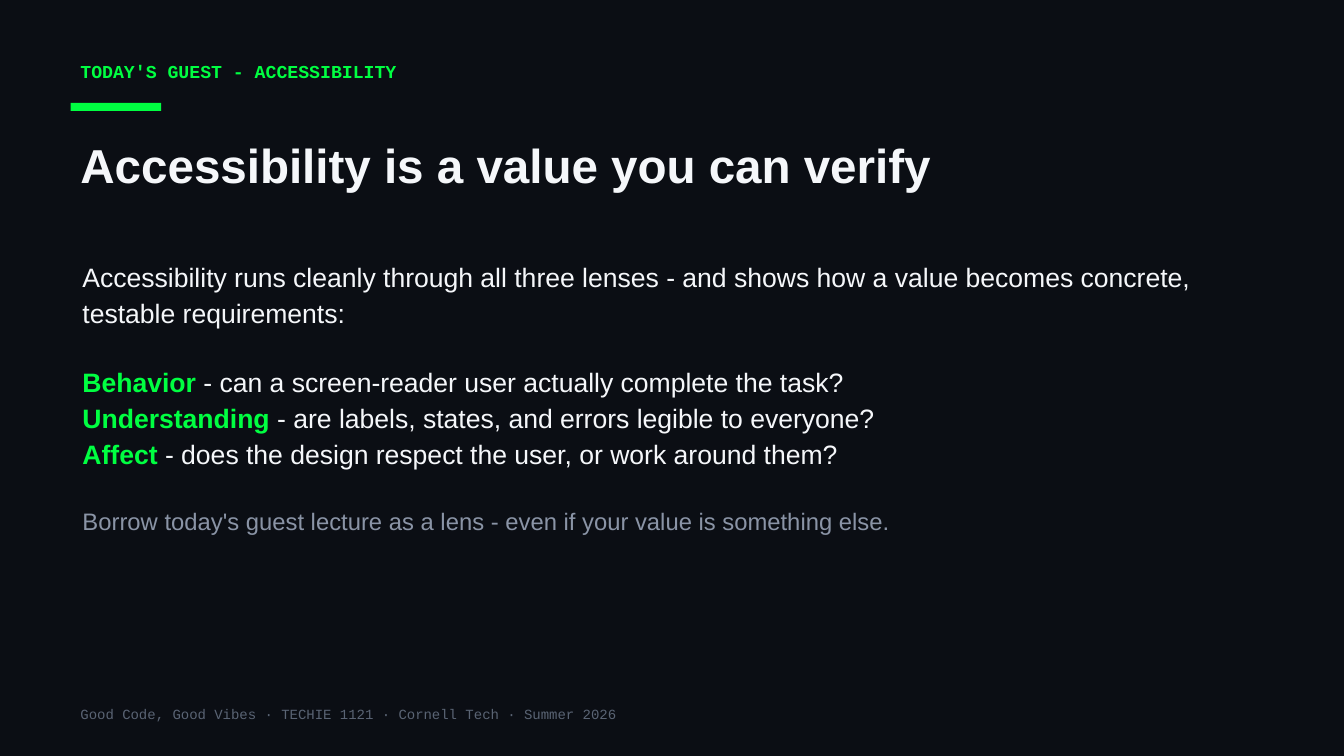
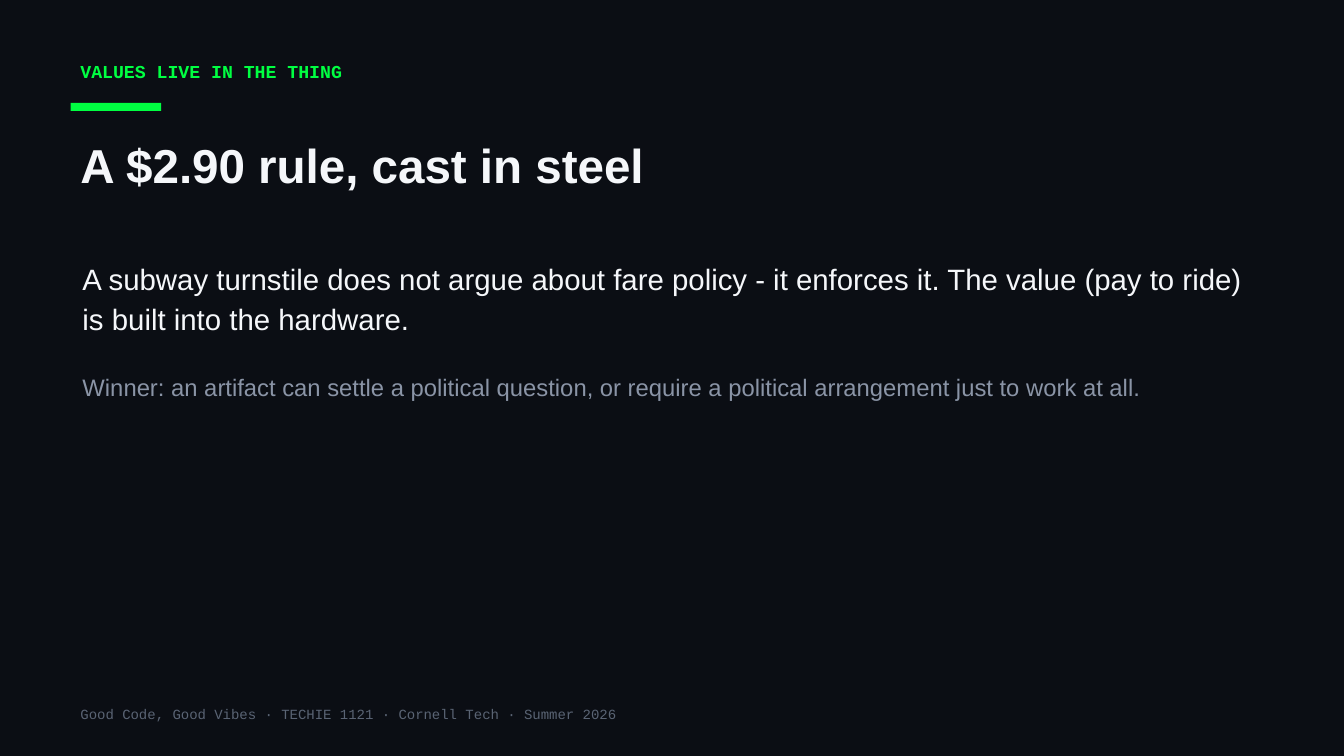
Before and after one commit to Cornell-Tech-Vibe-Coding-Summer-2026/website, a slide deck: slide 6 of slides/Week3-Tue-User-Testing-II.pptx (slide 14 before the commit). Drawn at 1344x756 pixels with LibreOffice and Linux fonts; fonts in the diff are those of the drawing. Boxes give left, top, right and bottom in pixels: in the first picture for what was removed or moved away, otherwise in the second. Text is boxed around its words. In the diff, an @@ line names an element or a change of style, - is before the commit and + after.

```diff
--- a/slides/Week3-Tue-User-Testing-II.pptx
+++ b/slides/Week3-Tue-User-Testing-II.pptx
@@ text at bbox=[80, 66, 342, 78]: text changed @@
-TODAY'S GUEST - ACCESSIBILITY
+VALUES LIVE IN THE THING
@@ text at bbox=[80, 147, 643, 191]: text changed @@
-Accessibility is a value you can verify
+A $2.90 rule, cast in steel
@@ text at bbox=[82, 268, 1241, 401]: text changed; size 19 to 21 pt @@
-Accessibility runs cleanly through all three lenses - and shows how a value becomes concrete, testable requirements:
-Behavior - can a screen-reader user actually complete the task?
-Understanding - are labels, states, and errors legible to everyone?
-Affect - does the design respect the user, or work around them?
-Borrow today's guest lecture as a lens - even if your value is something else.
+A subway turnstile does not argue about fare policy - it enforces it. The value (pay to ride) is built into the hardware.
+Winner: an artifact can settle a political question, or require a political arrangement just to work at all.
```
Also in this commit, not shown: 14 other slides changed, 16 slides added, 3 slides removed, 12 other files.
